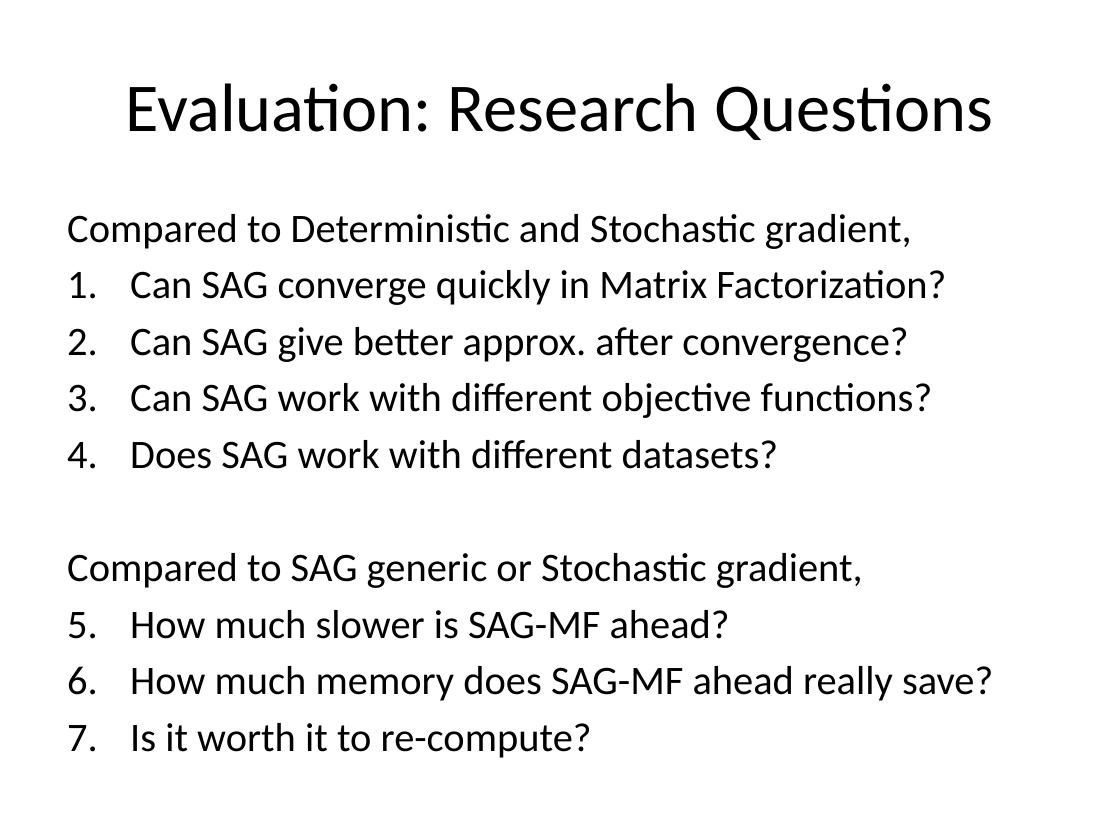
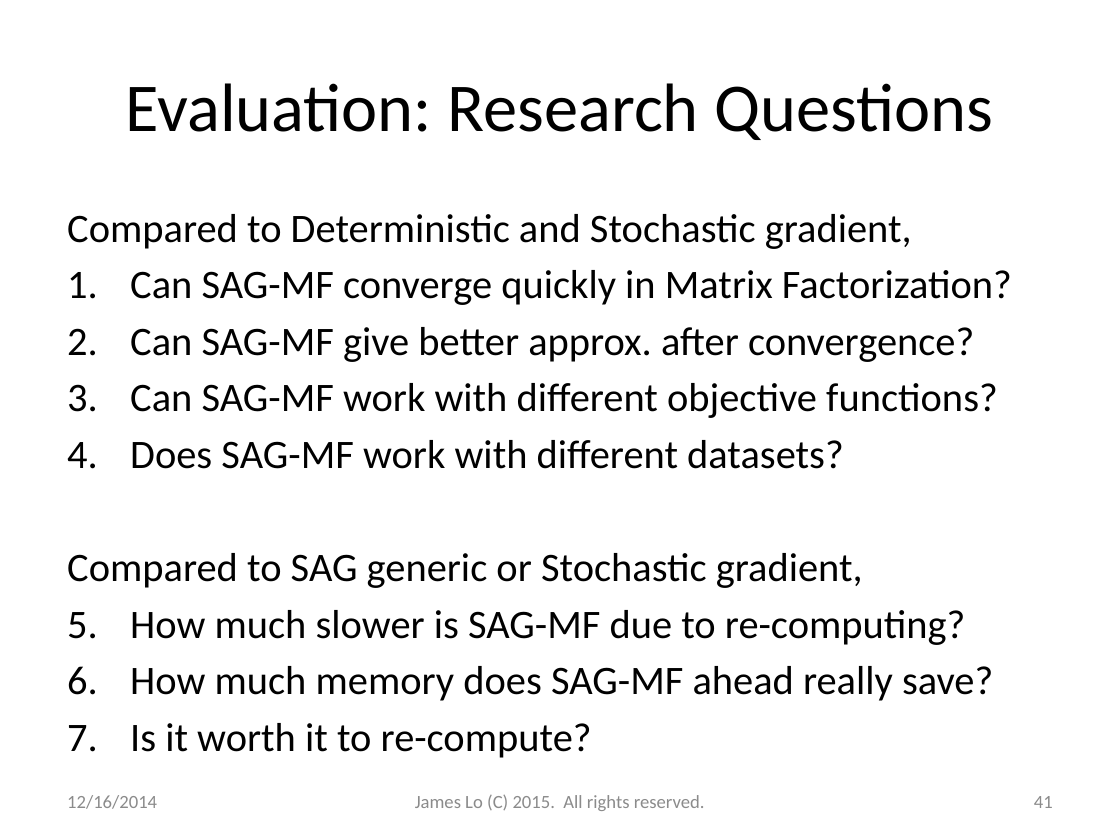
Before and after one commit to jamestklo/MatrixFactorizationMatlab, a slide deck: slide 41 of cs534L-SAGmf.pptx (slide 38 before the commit). Drawn at 1120x840 pixels with LibreOffice and Linux fonts; fonts in the diff are those of the drawing. Boxes give left, top, right and bottom in pixels: in the first picture for what was removed or moved away, otherwise in the second. Text is boxed around its words. In the diff, an @@ line names an element or a change of style, - is before the commit and + after.

```diff
--- a/cs534L-SAGmf.pptx
+++ b/cs534L-SAGmf.pptx
@@ text at <box>130,270,1012,469</box>: text changed @@
-1. Can SAG converge quickly in Matrix Factorization?
-2. Can SAG give better approx. after convergence?
-3. Can SAG work with different objective functions?
-4. Does SAG work with different datasets?
+1. Can SAG-MF converge quickly in Matrix Factorization?
+2. Can SAG-MF give better approx. after convergence?
+3. Can SAG-MF work with different objective functions?
+4. Does SAG-MF work with different datasets?
@@ text at <box>130,610,966,645</box>: text changed @@
-5. How much slower is SAG-MF ahead?
+5. How much slower is SAG-MF due to re-computing?
@@ text added at <box>67,795,157,809</box>, 12 pt, text #8C8C8C @@
+12/16/2014
@@ text added at <box>415,795,705,811</box>, 12 pt, text #8C8C8C @@
+James Lo (C) 2015. All rights reserved.
@@ page number added at <box>1034,796,1053,808</box>, 12 pt, text #8C8C8C @@
+41
```
Also in this commit, not shown: 45 other slides changed, 12 slides added, 8 slides removed, 1 other file.
